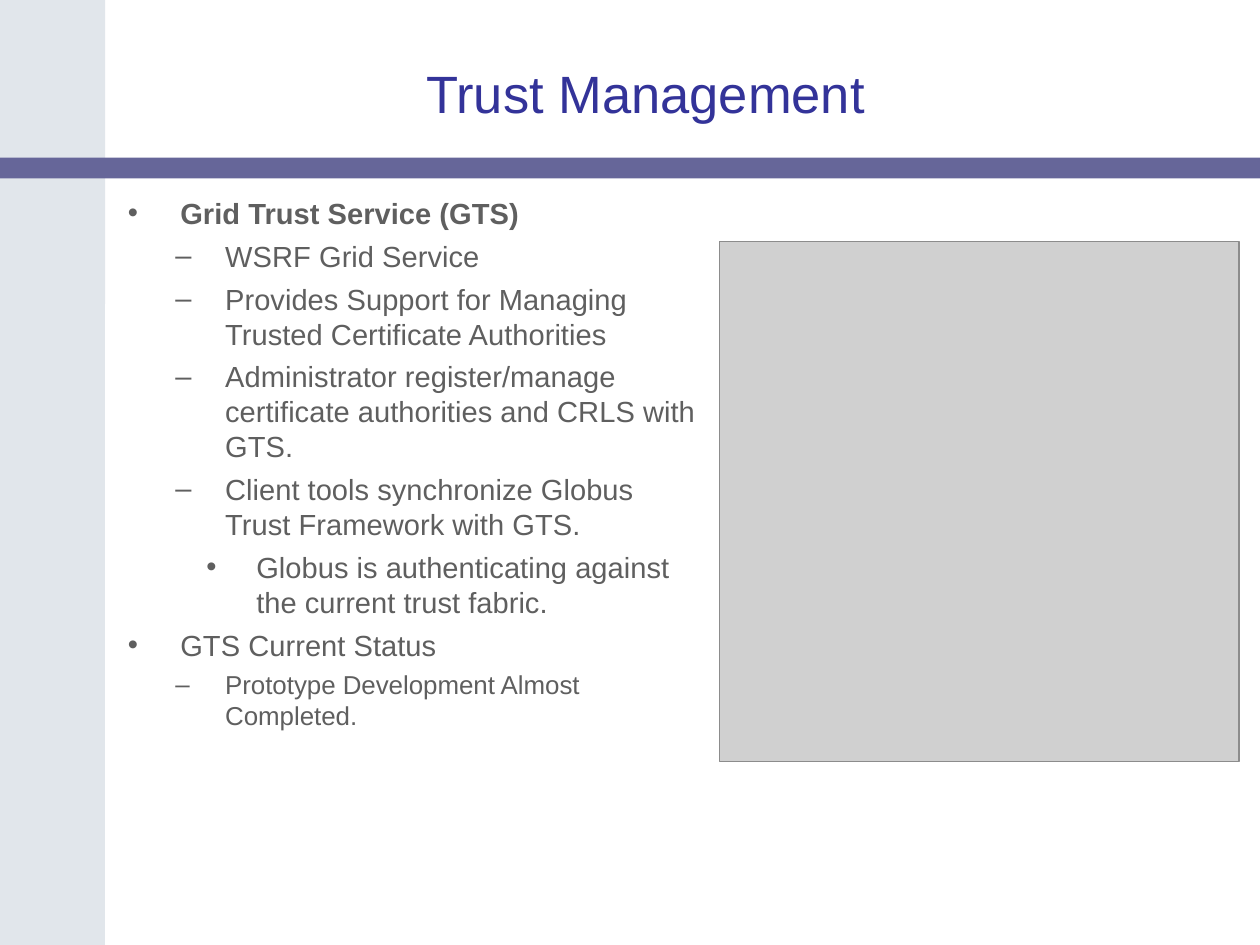
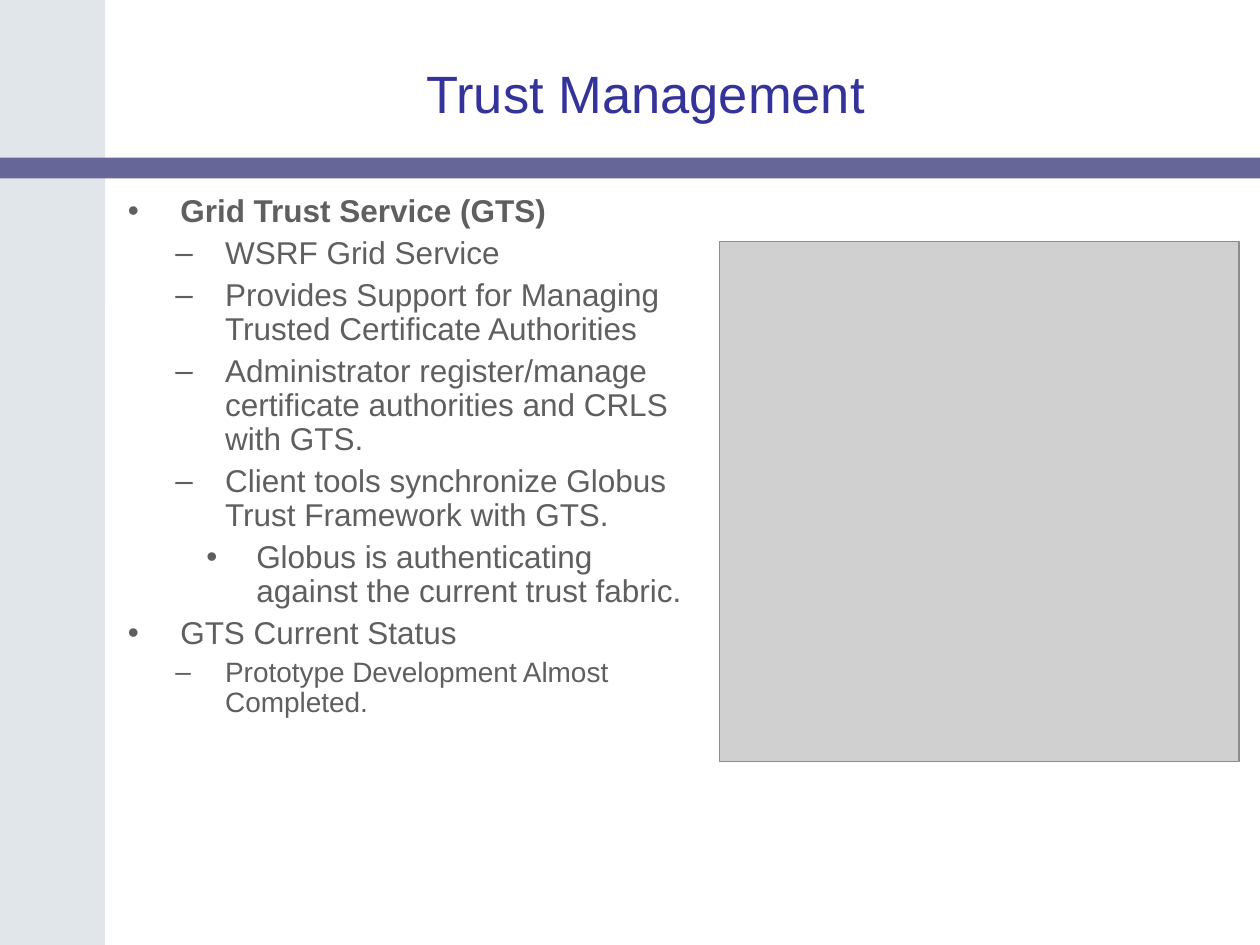
Before and after one commit to NCIP/cagrid-docs, a slide deck: slide 22 of presentations/200604_AnnualMeeting/caGrid-1.0-Architecture_caBIG-Annual-Meeting06.ppt (slide 20 before the commit). Drawn at 1260x945 pixels with LibreOffice and Linux fonts; fonts in the diff are those of the drawing; grey boxes stand for pictures; background and template pictures are left out. Boxes give left, top, right and bottom in pixels: in the first picture for what was removed or moved away, otherwise in the second. Text is boxed around its words. In the diff, an @@ line names an element or a change of style, - is before the commit and + after.

Commit message:
added data service slides

```diff
--- a/presentations/200604_AnnualMeeting/caGrid-1.0-Architecture_caBIG-Annual-Meeting06.ppt
+++ b/presentations/200604_AnnualMeeting/caGrid-1.0-Architecture_caBIG-Annual-Meeting06.ppt
@@ text "Grid Trust Service (GTS)" at bbox=[180, 199, 682, 717]: size 16.6 to 18 pt in "Grid Trust Service (GTS)", "WSRF Grid Service", "Provides Support for Managing Trusted Certificate Authoritie ...", "Administrator register/manage certificate authorities and CR ..." and 3 more places; size 14.8 to 16 pt in "Prototype Development Almost Completed."; line spacing 1 to 0.9 @@
```
Also in this commit, not shown: 4 other slides changed, 3 slides added, 1 slide removed.
